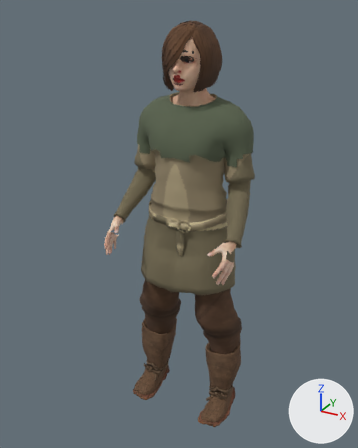
The glTF model apps/client/src/props/art-study/source-people/ada-work-vest.glb as it was, and as the next commit left it.
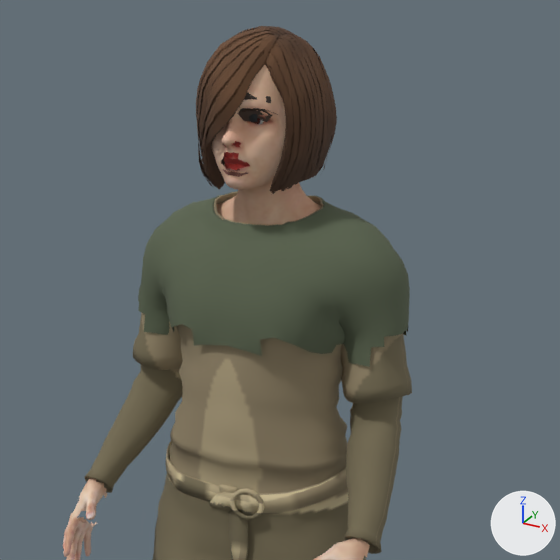
Each version is shown whole from a 50 mm lens placed at (0.968, -1.795, 1.902), pointed at (-0.029, 0.019, 0.995), then close up on the part from 22% to 89% of the width and 2% to 56% of the height. The axes (+X, +Y, +Z) are drawn at lower right. The lights are the same throughout. The last two pictures show the newer version. Where no turn or scale is listed for an object, it has been applied to the vertices. Vertices at exactly the same position are counted once.

The first close-up shows 'ada-work-vest runtime mesh'.
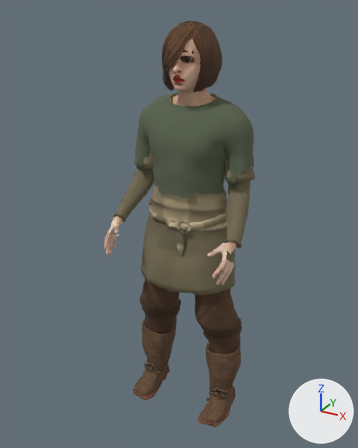
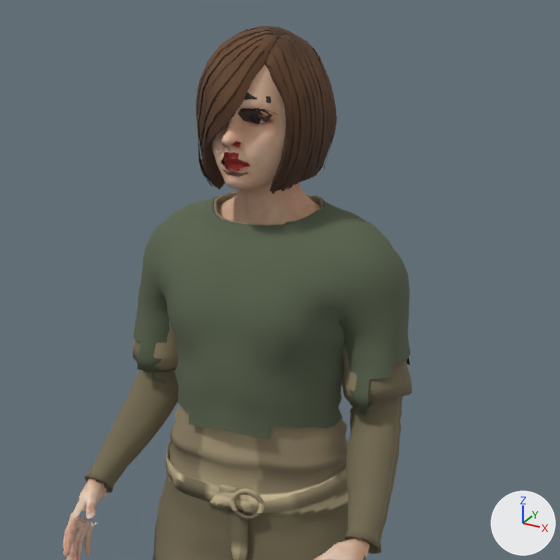
What differs and where, as boxes [x1, y1, x2, y2] in the close-ups (560 x 560 px):
part 1 of me_base_002, built on (green)
    after: [133, 301, 411, 440]

The edits, one by one:
me_base_002 is used by ob_ada_work_vest_runtime_mesh; location (0.0, 0.112, 0.015).
me_base_002 had 17703 vertices, 33604 faces and spanned x -0.31..0.32, y -0.35..0.12, z -0.01..1.84.
me_base_002 now has 18232 vertices, 34634 faces and spans x -0.31..0.32, y -0.35..0.12, z -0.01..1.84.
me_base_002 part 1: 6 vertices moved within x -0.05..0.05, y 0.08..0.1, z 0.95..1.02; 529 vertices added at x -0.28..0.28, y -0.2..0.08, z 1.14..1.33.
Other edits to the shape of me_base_002 do not show in these pictures.
